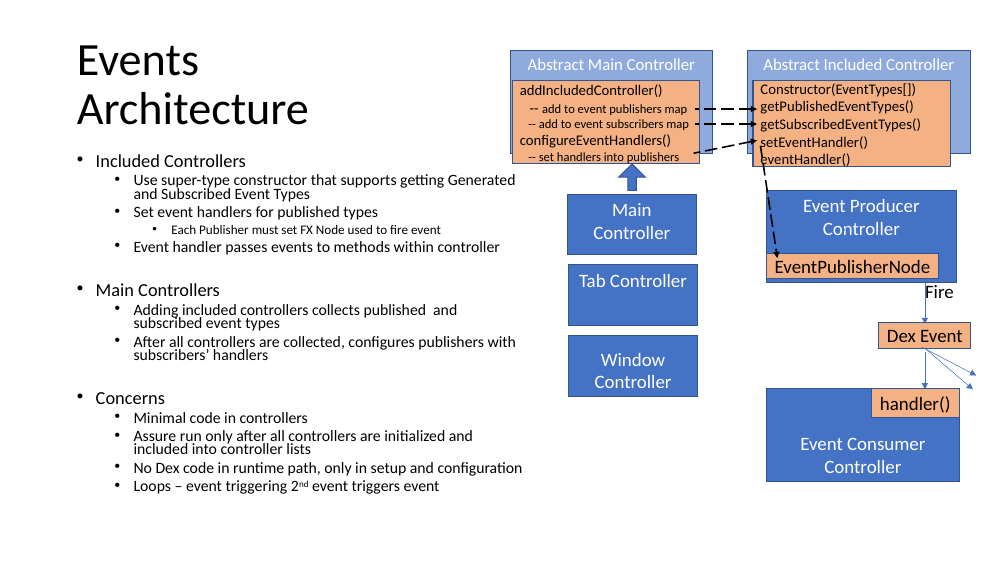
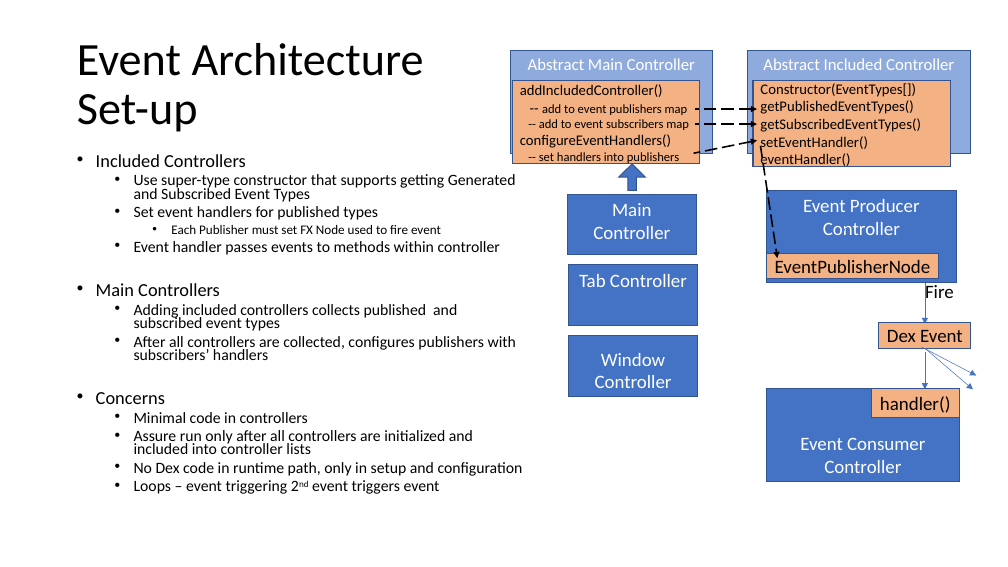
Before and after one commit to OpenTravel/OTM-DE-Utilities, a slide deck: slide 13 of otm-dex/OTM-DEX Architecture.pptx (slide 22 before the commit). Drawn at 1008x567 pixels with LibreOffice and Linux fonts; fonts in the diff are those of the drawing. Boxes give left, top, right and bottom in pixels: in the first picture for what was removed or moved away, otherwise in the second. Text is boxed around its words. In the diff, an @@ line names an element or a change of style, - is before the commit and + after.

```diff
--- a/otm-dex/OTM-DEX Architecture.pptx
+++ b/otm-dex/OTM-DEX Architecture.pptx
@@ title at bbox=[77, 43, 424, 132]: text changed @@
-Events
-Architecture
+Event Architecture
+Set-up
```
Also in this commit, not shown: 3 other slides changed, 4 slides added, 1 slide removed.
